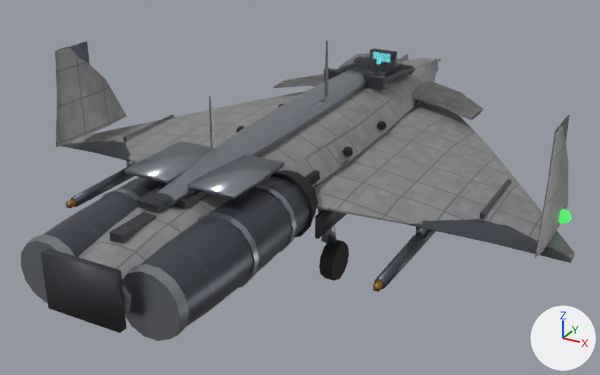
One commit to the Blender file assets/models/scifi_fighter/blender/01_scifi_fighter.blend: the scene before it, then after it.
One viewpoint serves both versions: a 50 mm lens placed at (7.38, -13.53, 5.98), pointed at (-0.16, 0.17, -0.88). The lights are fixed; the arrows at lower right show +X, +Y and +Z. The picture after the commit comes second.

The first picture shows 'airbrake_left', 'airbrake_right', 'canopy', 'elevon_right', 'engine_pods', 'fin_left', 'fin_right', 'hull', 'nova_details_noshadow_nocol', 'tail_plate_noshadow_nocol', 'weapons', 'wings' and 9 more.
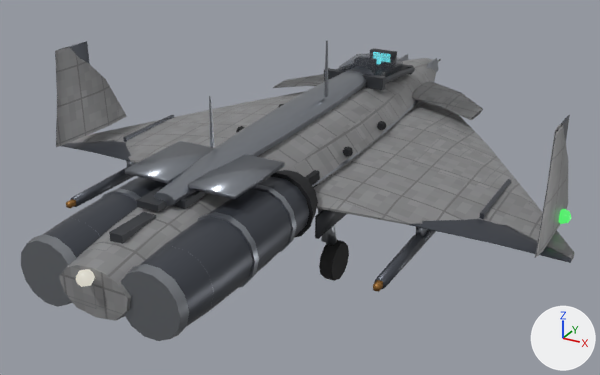
Commit message: chore(assets): update nova lance fighter blend source

Changed parts and their boxes (x1, y1, x2, y2) in the pictures (600 x 375 px):
'tail_plate_noshadow_nocol', deleted: before (41, 248, 127, 333)

Patch to the scene script:
```diff
--- a/assets/models/scifi_fighter/blender/01_scifi_fighter.blend.py
+++ b/assets/models/scifi_fighter/blender/01_scifi_fighter.blend.py
@@ ob_tail_plate_noshadow_nocol @@
-ob_tail_plate_noshadow_nocol = bpy.data.objects.new('tail_plate_noshadow_nocol', me_tail_plate_noshadow_nocol_mesh)
-ob_tail_plate_noshadow_nocol.parent = ob_scifi_fighter
-ob_tail_plate_noshadow_nocol.location = (0.0, -6.28, 0.1)
```
